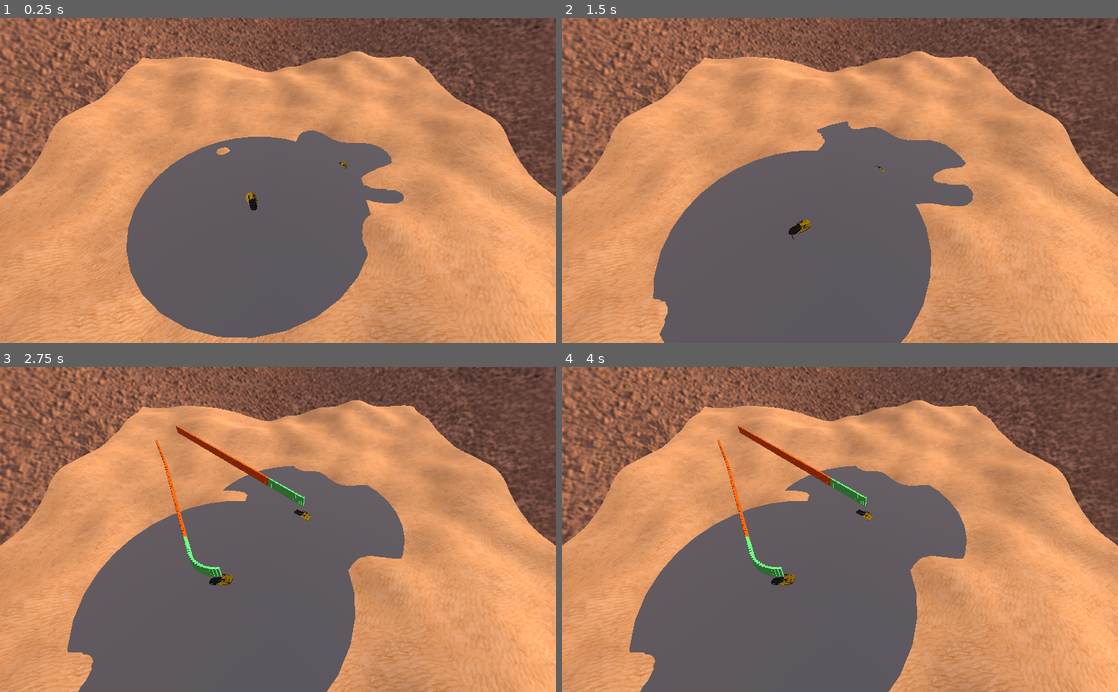
Above: before the commit, frames 1-4 (two rows, left to right).
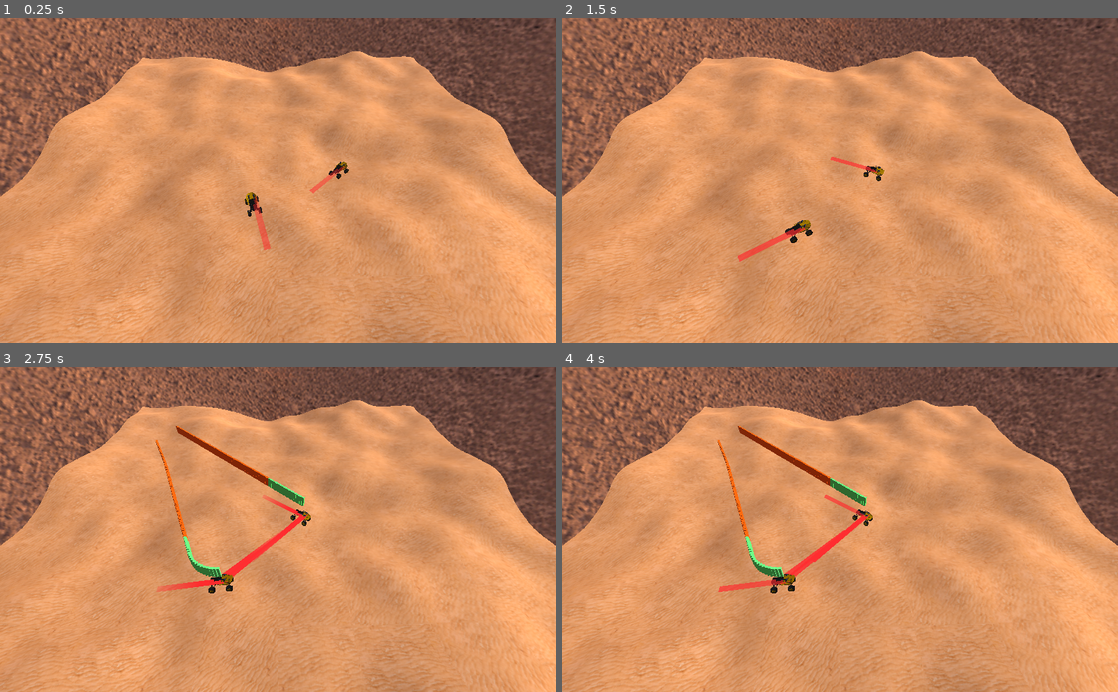
Above: after the commit, the same moments.

Repository: RealmHost002/game_about_desert_and_corovans
Game: Godot game, scene res://main.tscn
The game is run twice, just before and just after one commit, with the same random seed, the same clock (stepped at 60 frames per second) and the same inputs.
Inputs (mouse positions are in pixels of both pictures, inside the frame that each line leads up to):
- Up to frame 1 (0.25 s): no input
- Up to frame 2 (1.5 s): move the mouse to (962, 164) at 0.52 s; hold Right mouse button (drag_camera) 0.53-1.25 s; click (962, 164) at 0.8 s; drag from (728, 196) to (812, 245) at 1.27 s
- Up to frame 3 (2.75 s): move the mouse to (333, 458) at 2.02 s; hold 2 (tb2, bound only after the commit) from 2.03 s (still down); click (333, 458) at 2.17 s; right-click (333, 458) at 2.3 s
- Up to frame 4 (4 s): release 2 (tb2, bound only after the commit) at 2.75 s; tap Enter at 2.75 s; drag from (812, 594) to (673, 480) at 2.77 s; tap Space at 3.5 s; move the mouse to (1006, 578) at 3.52 s; hold Right mouse button (drag_camera) from 3.53 s (still down); click (1006, 578) at 3.67 s; tap 2 (tb2, bound only after the commit) at 3.8 s

The runs differ from the first frame. In frame 1, 23% of the frame differs, in the area x 22-73%, y 34-99%; in frame 2, 28%; in frame 3, 29%, in the area x 12-73%, y 30-100%; in frame 4, 29%.

Commit message:
27.08.2020

Diff:
--- a/car.tscn
+++ b/car.tscn
@@ -6,6 +6,9 @@
 [ext_resource path="res://models/bigfoot/body.tres" type="ArrayMesh" id=4]
 [ext_resource path="res://scripts/weapons/weapon.gd" type="Script" id=5]
 [ext_resource path="res://models/area.obj" type="ArrayMesh" id=6]
+[ext_resource path="res://scripts/weapons/all_weapons.gd" type="Script" id=7]
+[ext_resource path="res://models/weapons/area_material.tres" type="Material" id=8]
+[ext_resource path="res://trash textures/laser_beam.tscn" type="PackedScene" id=9]
 
 [sub_resource type="SpatialMaterial" id=8]
 albedo_color = Color( 0.156863, 0.156863, 0.156863, 1 )
@@ -64,24 +67,39 @@
 material/3 = null
 
 [node name="weapons" type="Spatial" parent="body"]
+script = ExtResource( 7 )
 
 [node name="Position3D" type="Position3D" parent="body/weapons"]
 transform = Transform( 1, 0, 0, 0, 1, 0, 0, 0, 1, 0.899078, 2.89776, -1.18434 )
 script = ExtResource( 5 )
 
-[node name="MeshInstance" type="MeshInstance" parent="body/weapons/Position3D"]
+[node name="body" type="MeshInstance" parent="body/weapons/Position3D"]
 mesh = ExtResource( 2 )
 material/0 = SubResource( 8 )
 material/1 = SubResource( 9 )
+
+[node name="area" type="MeshInstance" parent="body/weapons/Position3D"]
+transform = Transform( 1.90249, 0, 2.3196, 0, 1, 0, -2.3196, 0, 1.90249, -0.899078, -1.29407, 1.18434 )
+mesh = ExtResource( 6 )
+material/0 = ExtResource( 8 )
+
+[node name="MeshInstance" parent="body/weapons/Position3D" instance=ExtResource( 9 )]
+transform = Transform( -1, 0, 3.25841e-07, 0, 1, 0, -3.25841e-07, 0, -1, 0, 0, 0 )
 
 [node name="Position3D2" type="Position3D" parent="body/weapons"]
 transform = Transform( 1, 0, 0, 0, 1, 0, 0, 0, 1, -0.899, 2.898, -1.184 )
 script = ExtResource( 5 )
 
-[node name="MeshInstance" type="MeshInstance" parent="body/weapons/Position3D2"]
+[node name="body" type="MeshInstance" parent="body/weapons/Position3D2"]
 mesh = ExtResource( 2 )
 material/0 = SubResource( 8 )
 material/1 = SubResource( 9 )
+
+[node name="area" type="MeshInstance" parent="body/weapons/Position3D2"]
+transform = Transform( 6.34164, 0, 7.73199, 0, 10, 0, -7.73199, 0, 6.34164, 0.899, -1.29431, 1.184 )
+visible = false
+mesh = ExtResource( 6 )
+material/0 = null
 
 [node name="wheels" type="Spatial" parent="."]
 
@@ -128,9 +146,4 @@
 [node name="DirectionalLight" type="DirectionalLight" parent="."]
 transform = Transform( 0.89861, 0.324944, -0.294807, 0, 0.671928, 0.740617, 0.438748, -0.665526, 0.603801, -4.24959, 4.22975, 6.35212 )
 editor_only = true
-
-[node name="MeshInstance" type="MeshInstance" parent="."]
-transform = Transform( 10, 0, 0, 0, 10, 0, 0, 0, 10, 0, 1.60369, 0 )
-mesh = ExtResource( 6 )
-material/0 = null
 [connection signal="input_event" from="StaticBody" to="." method="_on_input_event"]
--- /dev/null
+++ b/models/weapons/area_material.tres
@@ -0,0 +1,58 @@
+[gd_resource type="ShaderMaterial" load_steps=2 format=2]
+
+[sub_resource type="Shader" id=10]
+code = "shader_type spatial;
+render_mode blend_mix,depth_draw_opaque,cull_back,diffuse_burley,specular_schlick_ggx,unshaded;
+uniform vec4 albedo : hint_color;
+uniform sampler2D texture_albedo : hint_albedo;
+uniform float specular;
+uniform float metallic;
+uniform float roughness : hint_range(0,1);
+uniform float point_size : hint_range(0,128);
+uniform vec3 uv1_scale;
+uniform vec3 uv1_offset;
+uniform vec3 uv2_scale;
+uniform vec3 uv2_offset;
+uniform vec2 death_zone1;
+uniform vec2 death_zone2;
+
+
+
+void vertex() {
+	UV=UV*uv1_scale.xy+uv1_offset.xy;
+}
+
+
+
+
+void fragment() {
+	vec2 base_uv = UV - 0.5;
+	vec4 albedo_tex = texture(texture_albedo,base_uv);
+	ALBEDO = albedo.rgb * albedo_tex.rgb;
+	METALLIC = metallic;
+	ROUGHNESS = roughness;
+	SPECULAR = specular;
+	float a = atan(base_uv.y, base_uv.x) + 3.14;
+	if (a > death_zone1.x && a < death_zone1.y){
+		albedo_tex.a = 0.0;
+		}
+	if (a > death_zone2.x && a < death_zone2.y){
+		albedo_tex.a = 0.0;
+		}
+	ALPHA = albedo.a * albedo_tex.a;
+}
+"
+
+[resource]
+shader = SubResource( 10 )
+shader_param/albedo = Color( 0.662745, 1, 0.439216, 0.576471 )
+shader_param/specular = 0.5
+shader_param/metallic = 0.0
+shader_param/roughness = 1.0
+shader_param/point_size = 1.0
+shader_param/uv1_scale = Vector3( 1, 1, 1 )
+shader_param/uv1_offset = Vector3( 0, 0, 0 )
+shader_param/uv2_scale = Vector3( 1, 1, 1 )
+shader_param/uv2_offset = Vector3( 0, 0, 0 )
+shader_param/death_zone1 = Vector2( 3, 4 )
+shader_param/death_zone2 = Vector2( 0, 0 )
--- a/project.godot
+++ b/project.godot
@@ -44,6 +44,11 @@
 "events": [ Object(InputEventMouseButton,"resource_local_to_scene":false,"resource_name":"","device":0,"alt":false,"shi …(212 unchanged characters)…
  ]
 }
+tb2={
+"deadzone": 0.5,
+"events": [ Object(InputEventKey,"resource_local_to_scene":false,"resource_name":"","device":0,"alt":false,"shift":false,"control":false,"meta":false,"command":false,"pressed":false,"scancode":50,"unicode":0,"echo":false,"script":null)
+ ]
+}
 
 [rendering]
 
--- /dev/null
+++ b/scripts/weapons/all_weapons.gd
@@ -0,0 +1,17 @@
+extends Spatial
+
+
+var death_zones = [Vector2(1, 2.14), Vector2(1, 2.14)]
+
+
+# Called when the node enters the scene tree for the first time.
+func _ready():
+	var c = 0
+	for child in get_children():
+		child.death_zone = death_zones[c]
+	pass # Replace with function body.
+
+
+# Called every frame. 'delta' is the elapsed time since the previous frame.
+#func _process(delta):
+#	pass
--- a/scripts/weapons/weapon.gd
+++ b/scripts/weapons/weapon.gd
@@ -1,16 +1,57 @@
 extends Position3D
 
 
-# Declare member variables here. Examples:
-# var a = 2
-# var b = "text"
+var death_zone = Vector2()
+var is_active = false
+var camera
+var target = 0
+var distance = 3.0
+
 
 
 # Called when the node enters the scene tree for the first time.
 func _ready():
+	get_node("area").hide()
+	camera = get_tree().get_root().get_node('Spatial/camera_look_at/Camera')
+#	death_zone = get_parent().death_zones
 	pass # Replace with function body.
 
+func fire():
+	for node in get_parent().get_parent().get_parent().get_parent().get_children():
+		if node != get_parent().get_parent().get_parent():
+			target = node
+	var lb = preload("res://trash textures/laser_beam.tscn").instance()
+	self.add_child(lb)
+	lb.global_transform = self.global_transform
+	lb.look_at(target.global_transform.origin, Vector3(0,1,0))
+	lb.scale.z = clamp((target.global_transform.origin - self.global_transform.origin).length() / 2.0, 0, distance / 2.0)
+#	self.add_child(lb)
 
+	pass
 # Called every frame. 'delta' is the elapsed time since the previous frame.
 #func _process(delta):
 #	pass
+func _input(event):
+	if event.is_action_pressed("drag_camera"):
+		is_active = false
+		target = 0
+	var ray_length = 100
+
+	if is_active and event.is_action_pressed("left_click"):
+		var from = camera.project_ray_origin(event.position)
+		var to = from + camera.project_ray_normal(event.position) * ray_length
+		var space_state = get_world().direct_space_state
+		var result = space_state.intersect_ray(from, to, [self, get_tree().get_root().get_node('Spatial/camera_look_at/StaticBody')])
+#		print(result)
+		if result:
+			target = result['collider'].get_parent()
+		print(target)
+	if event.is_action_pressed("tb2"):
+		fire()
+
+func activated():
+	get_node("area").get_surface_material(0).set_shader_param("death_zone1", death_zone)
+	get_node("area").show()
+	get_node("area").scale = Vector3(distance, distance, distance)
+	is_active = true
+	pass
--- /dev/null
+++ b/trash textures/laser.tres
@@ -0,0 +1,9 @@
+[gd_resource type="SpatialMaterial" load_steps=2 format=2]
+
+[ext_resource path="res://trash textures/govono.png" type="Texture" id=1]
+
+[resource]
+flags_transparent = true
+albedo_color = Color( 0.917647, 0.133333, 0.133333, 1 )
+albedo_texture = ExtResource( 1 )
+uv1_offset = Vector3( 0.564215, 0, 0 )
--- /dev/null
+++ b/trash textures/laser_beam.tscn
@@ -0,0 +1,30 @@
+[gd_scene load_steps=4 format=2]
+
+[ext_resource path="res://trash textures/area.obj" type="ArrayMesh" id=1]
+[ext_resource path="res://trash textures/laser.tres" type="Material" id=2]
+
+[sub_resource type="Animation" id=1]
+resource_name = "New Anim"
+loop = true
+tracks/0/type = "value"
+tracks/0/path = NodePath(".:material/0:uv1_offset")
+tracks/0/interp = 1
+tracks/0/loop_wrap = true
+tracks/0/imported = false
+tracks/0/enabled = true
+tracks/0/keys = {
+"times": PoolRealArray( 0, 1 ),
+"transitions": PoolRealArray( 1, 1 ),
+"update": 0,
+"values": [ Vector3( 0, 0, 0 ), Vector3( 0.95, 0, 0 ) ]
+}
+
+[node name="MeshInstance" type="MeshInstance"]
+transform = Transform( 1, 0, 0, 0, 1, 0, 0, 0, 1, 0, 4.11253, 0 )
+mesh = ExtResource( 1 )
+material/0 = ExtResource( 2 )
+
+[node name="AnimationPlayer" type="AnimationPlayer" parent="."]
+autoplay = "New Anim"
+playback_speed = 3.0
+"anims/New Anim" = SubResource( 1 )
Not shown: 1 places in car.tscn that only renumber resources
Not shown, added: gui/textures/GuiMashineIcon.png.import
Not shown, added: gui/textures/GuiMashineIcon2.png.import
Not shown, added: gui/textures/IconEgor.png.import
Not shown, added: gui/textures/TexturaGovnenogoJeleza.png.import
Not shown, added: gui/textures/TexturaGovnenogoJeleza2.png.import
Not shown, added: gui/textures/fon.png.import
Not shown, added: gui/textures/icon.png.import
Not shown, added: gui/textures/pipka.png.import
Not shown, added: gui/textures/подложка.png.import
Not shown, changed: models/area.obj
Not shown, added: trash textures/area.mtl
(and 6 more such lines)
